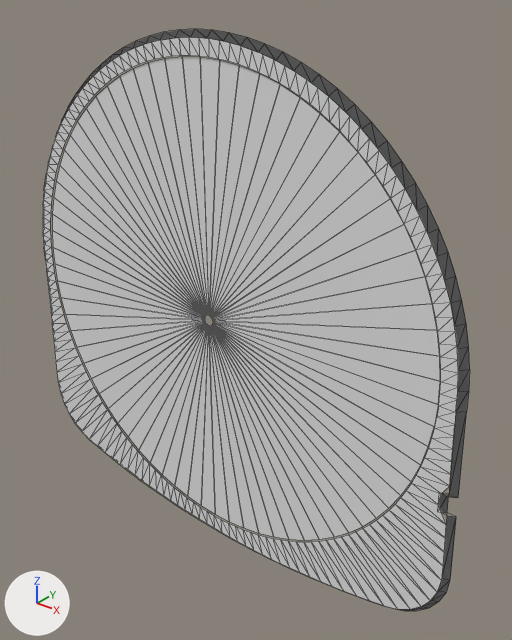
One commit to the OBJ model fork/floating-media/DATA/float_psp_refl2.obj: the scene before it, then after it.
Both versions are drawn from a 50 mm camera at (1.53, -1.71, 1.09) aimed at (0.12, 0.05, 0.0). The lights are fixed; the arrows at lower left show +X, +Y and +Z. The picture after the commit comes second. Mesh edges are drawn as thin lines. Where no turn or scale is listed for an object, it has been applied to the vertices.

Script lines for the objects in view, before the commit:
```python
me_float_psp_refl2 = bpy.data.meshes.new('float_psp_refl2')
me_float_psp_refl2.from_pydata(...)  # 579 vertices, 590 faces; spans x -0.98..0.98, y -0.07..-0.05, z -0.96..0.94
ob_float_psp_refl2 = bpy.data.objects.new('float_psp_refl2', me_float_psp_refl2)
ob_float_psp_refl2.location = (0.0, 0.0, 0.0)
```
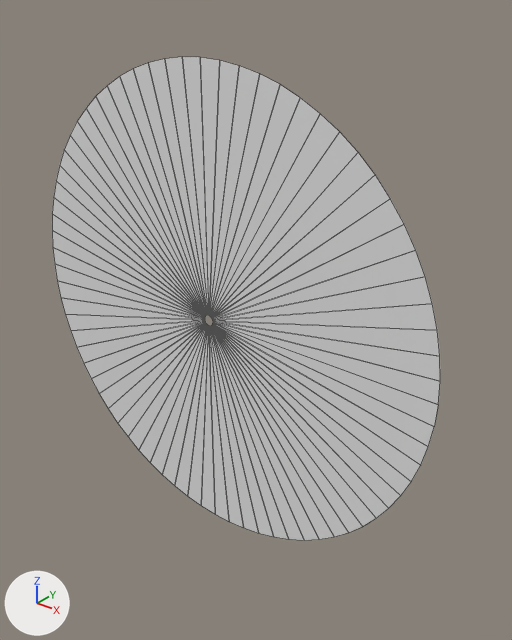
Location of each change, (x1, y1, x2, y2) in pixels of the pictures (512 x 640 px):
'float_psp_refl2', reshaped (9% narrower, 17% shorter)
    before: (43, 29, 470, 611)
    after: (52, 57, 440, 540)
part 1 of me_float_psp_refl2, deleted
    before: (43, 29, 470, 611)

What changed in the scene script:
```text
Change me_float_psp_refl2:
    used by ob_float_psp_refl2; location = (0.0, 0.0, 0.0)
    remove me_float_psp_refl2.from_pydata(...)  # 579 vertices, 590 faces; spans x -0.98..0.98, y -0.07..-0.05, z -0.96..0.94
    add me_float_psp_refl2.from_pydata(...)  # 144 vertices, 144 faces; spans x -0.87..0.87, y -0.06, z -0.87..0.87
    me_float_psp_refl2 part 1: the loose piece of 435 vertices spanning x -0.98..0.98, y -0.07..-0.05, z -0.96..0.94 is deleted
```
